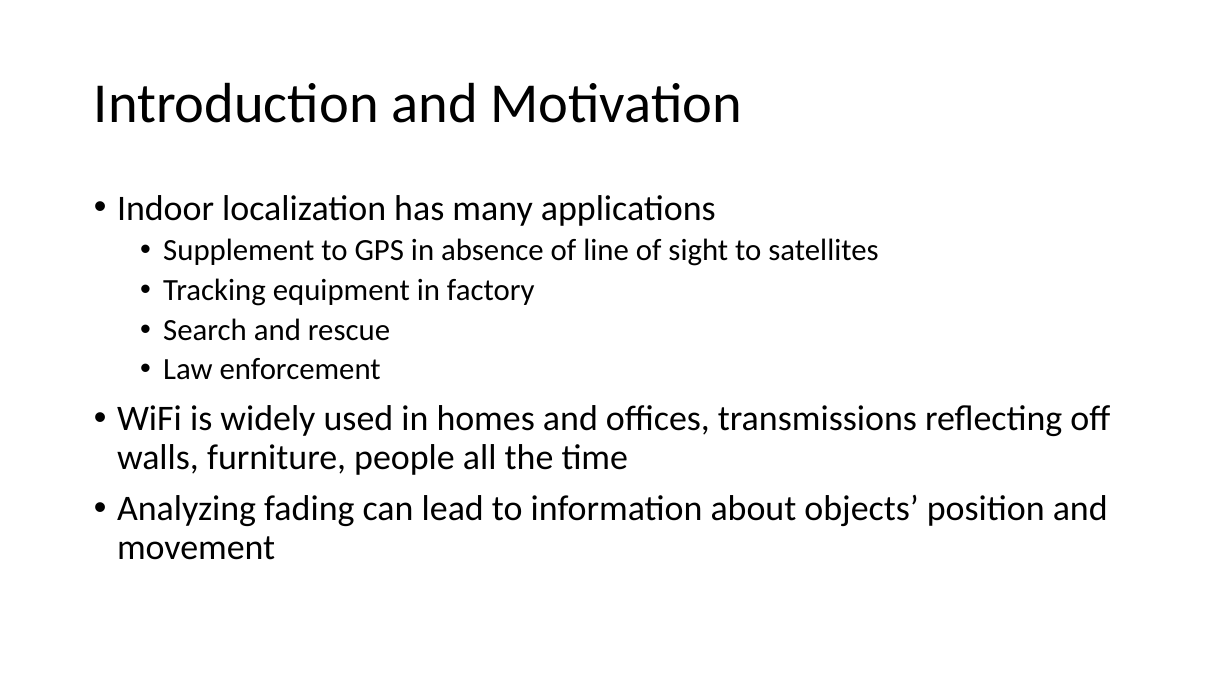
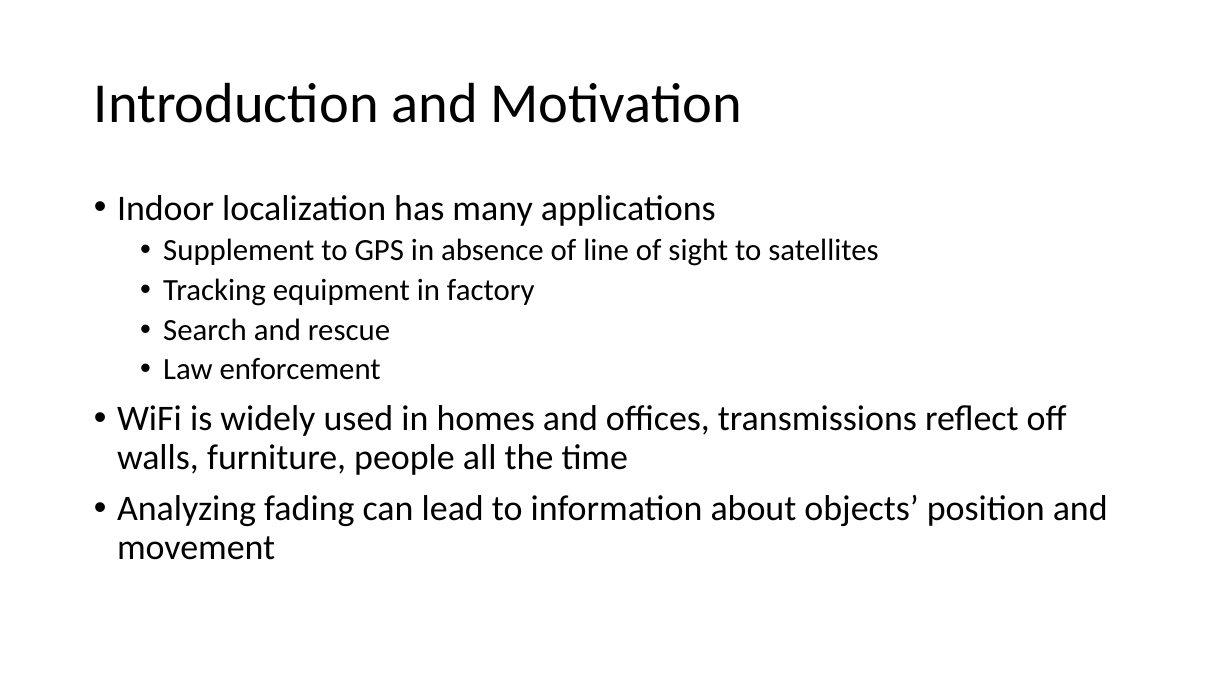
Before and after one commit to USRPMAN/wifi-radar, a slide deck: slide 2 of presentation.pptx. Drawn at 1232x693 pixels with LibreOffice and Linux fonts; fonts in the diff are those of the drawing. Boxes give left, top, right and bottom in pixels: in the first picture for what was removed or moved away, otherwise in the second. Text is boxed around its words. In the diff, an @@ line names an element or a change of style, - is before the commit and + after.

Commit message:
slides

```diff
--- a/presentation.pptx
+++ b/presentation.pptx
@@ text at (x1=117, y1=405, x2=1067, y2=475): text changed @@
-• WiFi is widely used in homes and offices, transmissions reflecting off walls, furniture, people all the time
+• WiFi is widely used in homes and offices, transmissions reflect off walls, furniture, people all the time
```
Also in this commit, not shown: 3 other slides changed, 8 slides added, 1 slide removed.
